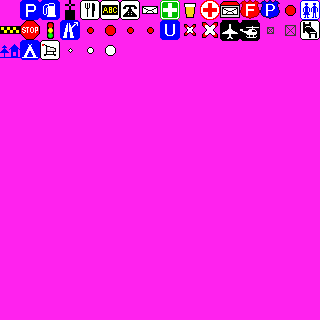
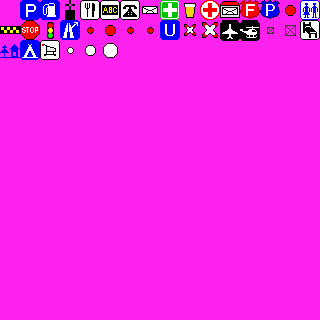
Two versions of the same layered image (320px x 320px). Layer-by-layer changes:
painted on "POI00" over [left=67, top=43, right=118, bottom=58]
